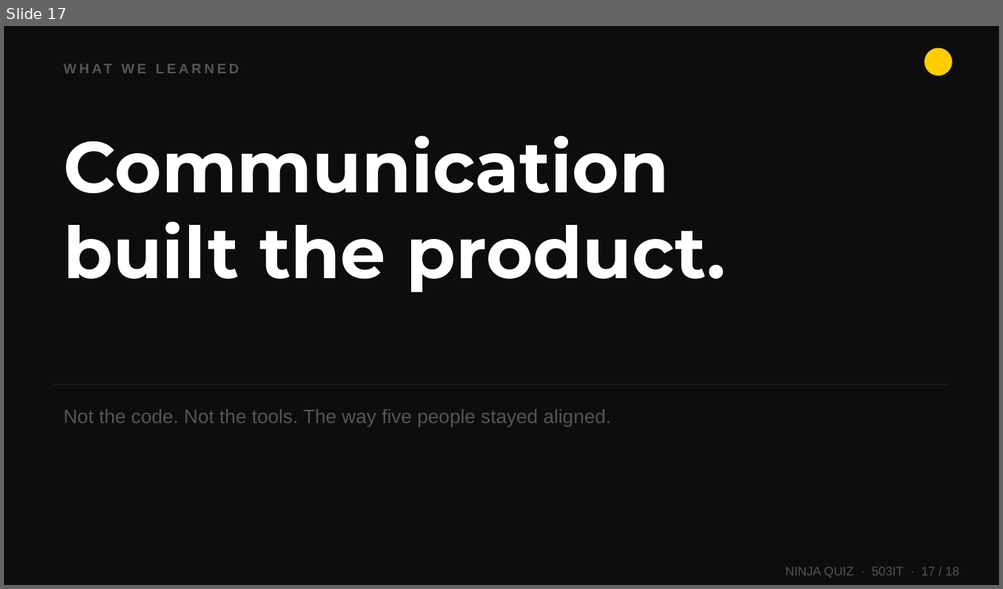
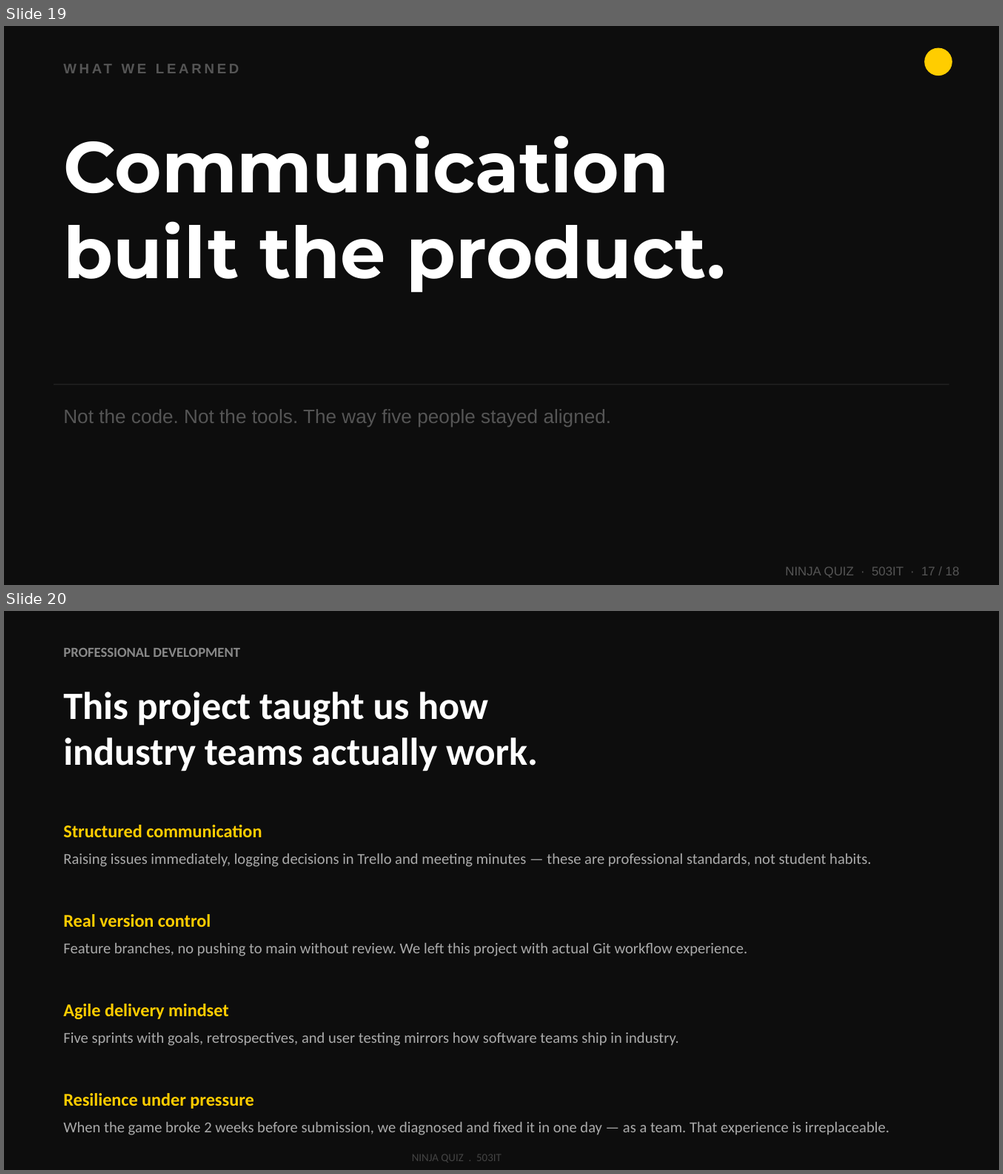
Before and after one commit to wlaa41/CoventryUniversity_503IT_Originals, a slide deck: NinjaQuiz-Presentation.pptx. Shown one above the other, each under a label of ours: slide 17 before the commit, slides 19 and 20 after it. The pictures are 1003x589 and 1003x1174 pixels, drawn with LibreOffice and Linux fonts; fonts in the diff are those of the drawing. Boxes give left, top, right and bottom in pixels: in the first picture for what was removed or moved away, otherwise in the second. Text is boxed around its words. In the diff, an @@ line names an element or a change of style, - is before the commit and + after.

Commit message:
Update presentation: Belbin roles, evidence images, agenda + sprint outcomes + prof dev slides

```diff
--- a/NinjaQuiz-Presentation.pptx
+++ b/NinjaQuiz-Presentation.pptx
@@ slide 20 added at [4,611,999,1170], background #0D0D0D @@
@@ text added at [63,648,240,657], 10 pt, text #888888, bold @@
+PROFESSIONAL DEVELOPMENT
@@ text added at [63,692,538,772], 28 pt, text #FFFFFF, bold @@
+This project taught us how
+industry teams actually work.
@@ text added at [63,825,262,837], 13 pt, text #FFCD00, bold @@
+Structured communication
@@ text added at [63,854,871,867], 11 pt, text #AAAAAA @@
+Raising issues immediately, logging decisions in Trello and meeting minutes — these are professional standards, not student habits.
@@ text added at [63,914,210,927], 13 pt, text #FFCD00, bold @@
+Real version control
@@ text added at [63,943,747,957], 11 pt, text #AAAAAA @@
+Feature branches, no pushing to main without review. We left this project with actual Git workflow experience.
@@ text added at [63,1004,229,1019], 13 pt, text #FFCD00, bold @@
+Agile delivery mindset
@@ text added at [63,1033,678,1046], 11 pt, text #AAAAAA @@
+Five sprints with goals, retrospectives, and user testing mirrors how software teams ship in industry.
@@ text added at [63,1093,253,1109], 13 pt, text #FFCD00, bold @@
+Resilience under pressure
@@ text added at [63,1122,889,1136], 11 pt, text #AAAAAA @@
+When the game broke 2 weeks before submission, we diagnosed and fixed it in one day — as a team. That experience is irreplaceable.
@@ text added at [412,1155,501,1163], 8 pt, text #444444 @@
+NINJA QUIZ . 503IT
@@ what was slide 17 is now slide 19 @@
```
Also in this commit, not shown: 4 slides changed, 2 other slides added, 1 other file.
